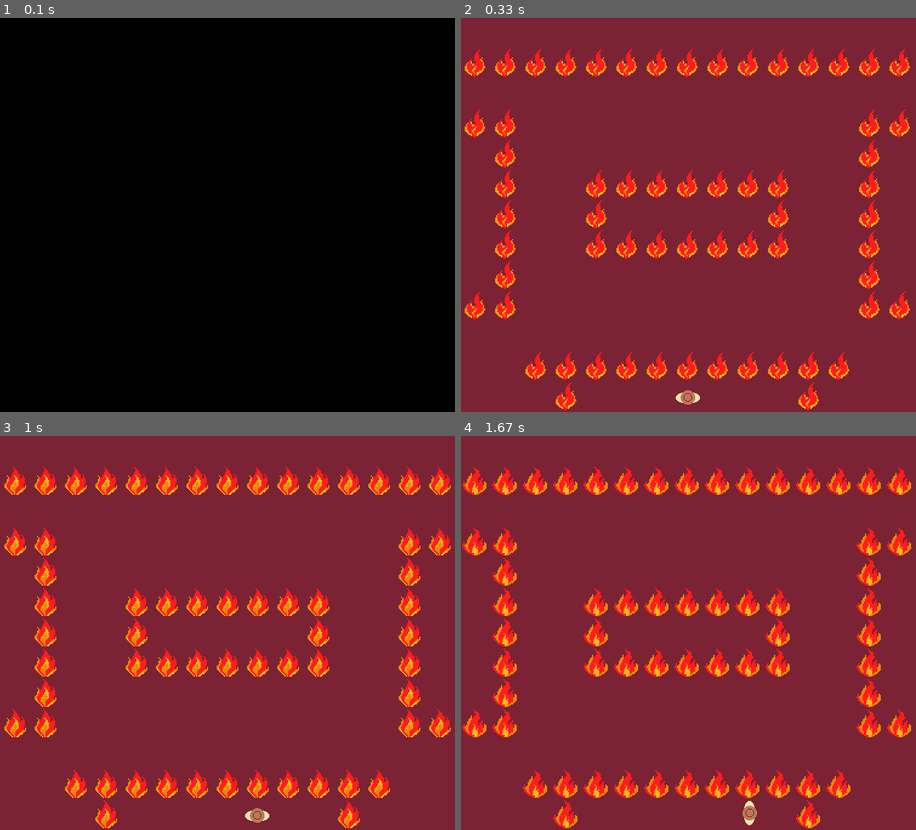
Above: before the commit, frames 1-4 (two rows, left to right).
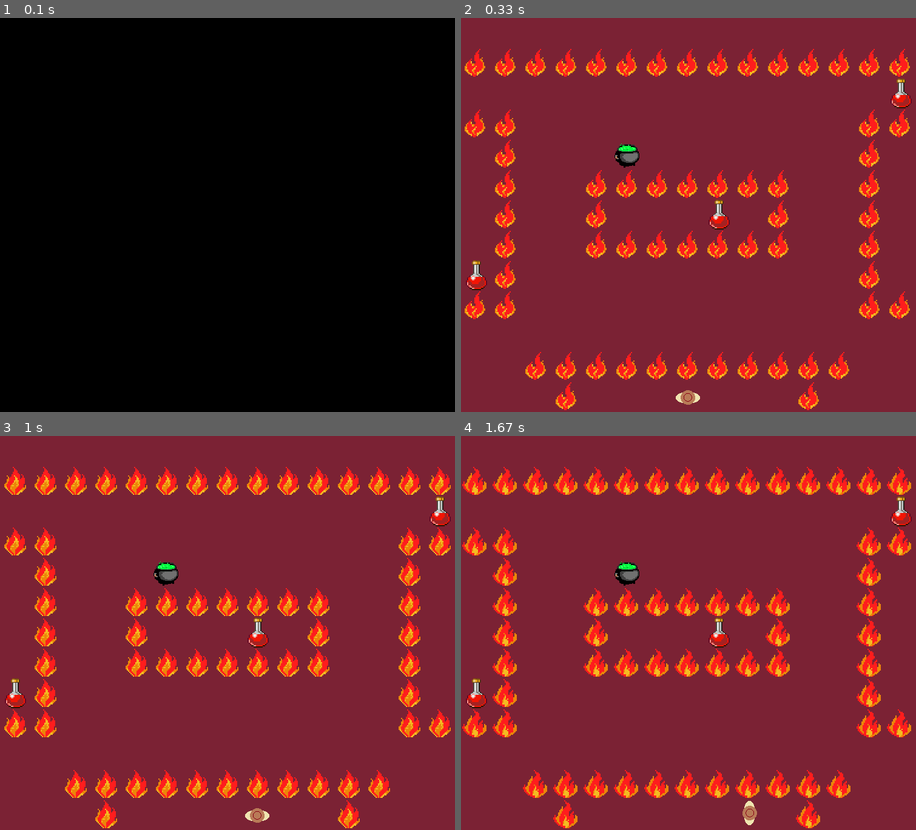
Above: after the commit, the same moments.

Repository: AZEN-SGG/PyGameProject
Game: pygame game, started from Tirdlevel.py
Two runs of this game, one before a commit and one after it. Both use one fixed random seed, a clock stepped at 60 frames per second and the inputs below.
Inputs:
- Up to frame 1 (0.1 s): no input
- Up to frame 2 (0.33 s): no input
- Up to frame 3 (1 s): hold Right 0.33-0.8 s; hold Up from 0.83 s (still down)
- Up to frame 4 (1.67 s): release Up at 1.13 s; hold Right 1.17-1.63 s

Frame 1 is identical in both runs. In frame 2, 0.9% of the frame differs, in the area x 1-100%, y 15-70%; in frame 3, 0.9%; in frame 4, 0.9%.

Commit message:
Добавила зелья и котел

Diff:
--- a/Tirdlevel.py
+++ b/Tirdlevel.py
@@ -1,13 +1,16 @@
 import pygame
 import os
+from random import choice
 
 WIDTH = 750
 HEIGHT = 650
 FPS = 10
 game_folder = os.path.dirname(__file__)
 data_folder = os.path.join(game_folder, 'data')
+boiler_coord = [[175, 25], [225, 125], [725, 225], [275, 525], [275, 225]]
 
 matrix = [['' for _ in range(15)] for i in range(13)]
+BOILER = False
 
 
 def load_image(name, color_key=None):  # Функция для получения фотографий
@@ -236,6 +239,71 @@
             self.image.set_colorkey('white')
 
 
+class Potion(pygame.sprite.Sprite):
+    def __init__(self, x, y):
+        pygame.sprite.Sprite.__init__(self)
+        self.image = potion_image
+        self.image.set_colorkey('white')
+        self.rect = self.image.get_rect()
+        self.rect.center = x, y
+        self.hide = False
+        self.collected = False
+
+    def update(self):
+        if not self.hide:
+            if self.image == white_image:
+                self.image = potion_image
+                self.image.set_colorkey('white')
+
+            if pygame.sprite.collide_mask(self, player):
+                self.adding_points()
+                self.collected = True
+
+    def adding_points(self):  # добавление очков
+        self.hide = True
+        self.collected = True
+
+        self.image = white_image
+        self.image.set_colorkey('white')
+        # score.add_points(500)
+
+    def reloaded(self):
+        if not self.collected:
+            self.hide = False
+
+    def status_collected(self):
+        self.collected = False
+
+
+class Boiler(pygame.sprite.Sprite):
+    # При создании объекта класса надо задать координаты, а также есть возможность выбрать уровень
+    def __init__(self, coord):
+        x, y = coord[0], coord[1]
+        pygame.sprite.Sprite.__init__(self)  # Переменная отвечает за показывание картинки
+        self.image = boiler_image
+        self.image.set_colorkey('white')
+        self.rect = self.image.get_rect()
+        self.rect.center = x, y
+
+    def update(self):
+        if pygame.sprite.collide_mask(self, player):
+            self.bring_boiler()
+
+    def bring_boiler(self):
+        global BOILER
+        BOILER = True
+
+        self.rect.x = 575
+        self.rect.y = 0
+        # potion1.change_hide()
+        # potion2.change_hide()
+        # potion3.change_hide()
+
+    def reloaded(self):
+        global boiler_coord
+        self.__init__(choice(boiler_coord))
+
+
 pygame.init()
 pygame.mixer.init()
 pygame.display.set_caption("Across The Road")
@@ -319,6 +387,14 @@
 flame62 = Hide_Flame(load_image("data/" + "flame.png"), 4, 1, 225, 325)
 
 white_image = pygame.image.load(os.path.join(data_folder, 'white.png')).convert()
+
+potion_image = pygame.image.load(os.path.join(data_folder, 'zelye.png')).convert()
+potion1 = Potion(25, 425)
+potion2 = Potion(725, 125)
+potion3 = Potion(425, 325)
+
+boiler_image = pygame.image.load(os.path.join(data_folder, 'boiler.png')).convert()
+boiler = Boiler(choice(boiler_coord))
 
 all_sprites.add(player)
 all_sprites.add(flame1)
@@ -383,6 +459,10 @@
 all_sprites.add(flame60)
 all_sprites.add(flame61)
 all_sprites.add(flame62)
+all_sprites.add(potion1)
+all_sprites.add(potion2)
+all_sprites.add(potion3)
+all_sprites.add(boiler)
 
 # Цикл игрыall_sprites.add(flame1)
 running = True
Binary file added: data/boiler.png
Binary file added: data/zelye.png
